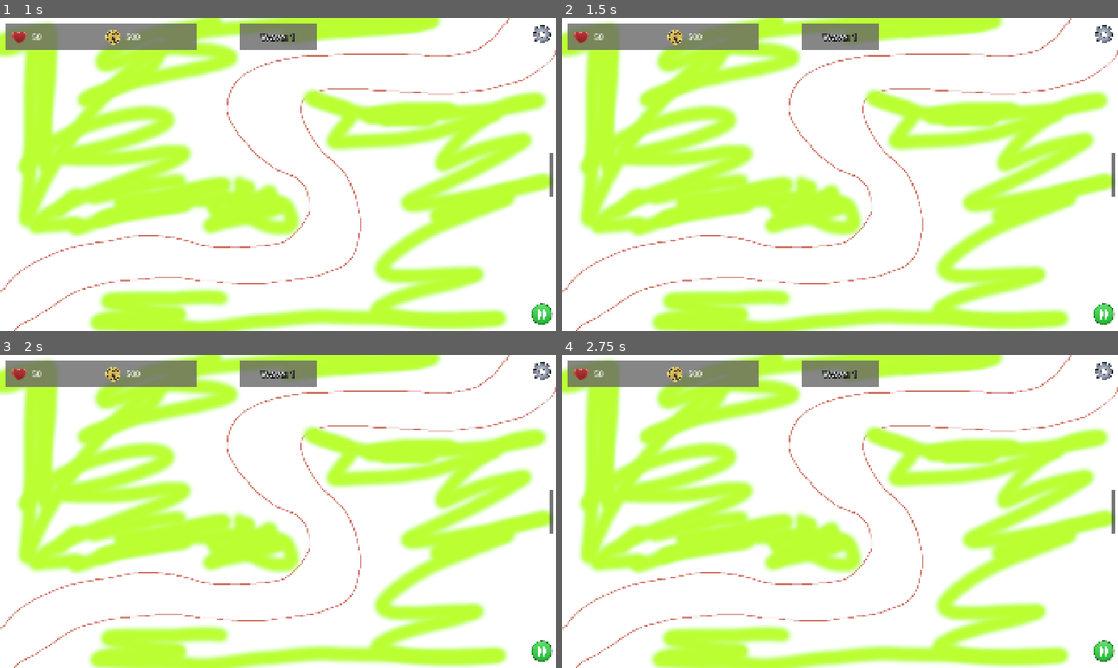
Above: before the commit, frames 1-4 (two rows, left to right).
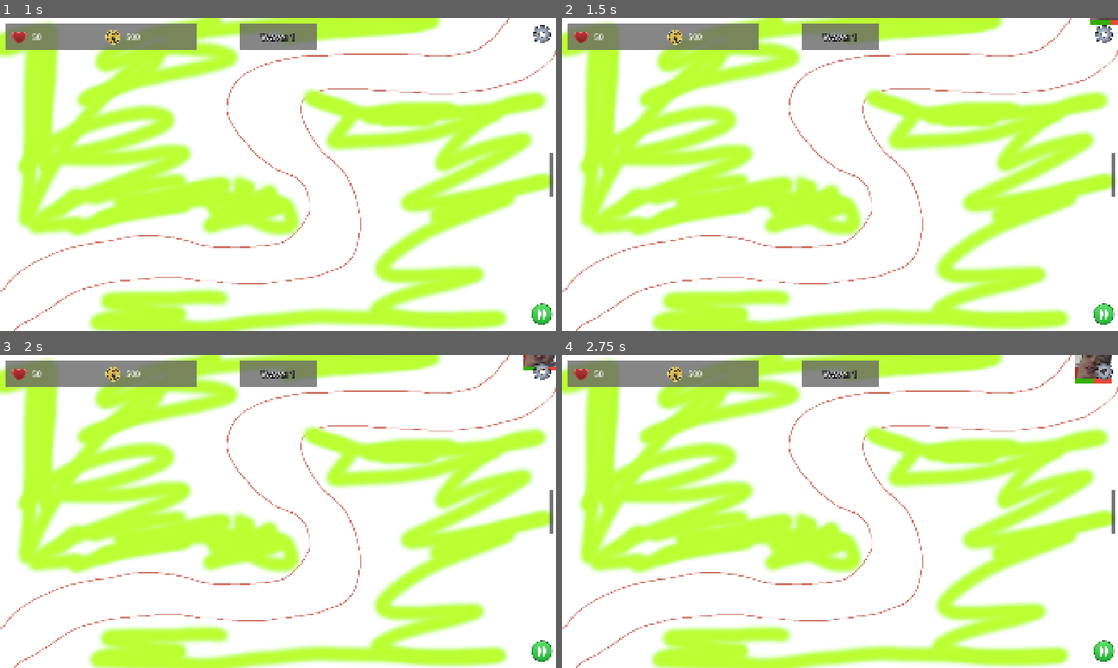
Above: after the commit, the same moments.

Repository: AstroFP/BrainRot-Tower-Defense
Game: Godot game, scene res://scenes/levels/test_level.tscn
The game is run twice, just before and just after one commit, with the same random seed, the same clock (stepped at 60 frames per second) and the same inputs.
Inputs (mouse positions are in pixels of both pictures, inside the frame that each line leads up to):
- Up to frame 1 (1 s): click (539, 312) at 0.5 s
- Up to frame 2 (1.5 s): click (1101, 312) at 1.25 s
- Up to frame 3 (2 s): no input
- Up to frame 4 (2.75 s): click (1101, 649) at 2 s

Frame 1 is identical in both runs. In frame 2, 0.1% of the frame differs, in the area x 95-100%, y 0-3%; in frame 3, 0.2%; in frame 4, 0.5%, in the area x 92-99%, y 0-10%.
Error before the commit: Parse Error: Unindent doesn't match the previous indentation level. (res://scripts/hungry_hippo.gd:26)

Commit message:
fix: remove redundant signal disconnects in combat_manager, disable debug prints

Diff:
--- a/scripts/combat_manager_scripts/bobrito_bandito_combat_manager.gd
+++ b/scripts/combat_manager_scripts/bobrito_bandito_combat_manager.gd
@@ -34,7 +34,7 @@
 
 	#happens every 0.5 sec, temporarily hardcoded
 	if time_accumulated > 0.5:
-		print_debug(enemies_in_range.size())
+		#print_debug(enemies_in_range.size())
 		if enemies_in_range.is_empty():
 			pass
 		else:
@@ -65,14 +65,13 @@
 #note: may need a custom signal for death in case we need to animate death which could cause latency issues
 func _on_body_exited(body):
 	if body is HungryHippo:
-		body.get_node("HealthManager").dead.disconnect(_on_enemy_dead)
 		enemies_in_range.erase(body)
 
 
 func _on_enemy_dead(body):
 	if body is HungryHippo:
-		body.get_node("HealthManager").dead.disconnect(_on_enemy_dead)
 		enemies_in_range.erase(body)
+
 
 #			!---- Section 2----!
 #!---- choosing a current tower target ----!
--- a/scripts/hungry_hippo.gd
+++ b/scripts/hungry_hippo.gd
@@ -24,5 +24,5 @@
 	if is_moving == true:
 		path_follow.progress += move_speed * delta
 		if path_follow.progress_ratio >= 1.0:
-      emit_signal("end_of_track_reached",1)
+			emit_signal("end_of_track_reached",1)
 			get_parent().queue_free()
Not shown: 1 places in resources/normal_difficulty.tres that only renumber resources
